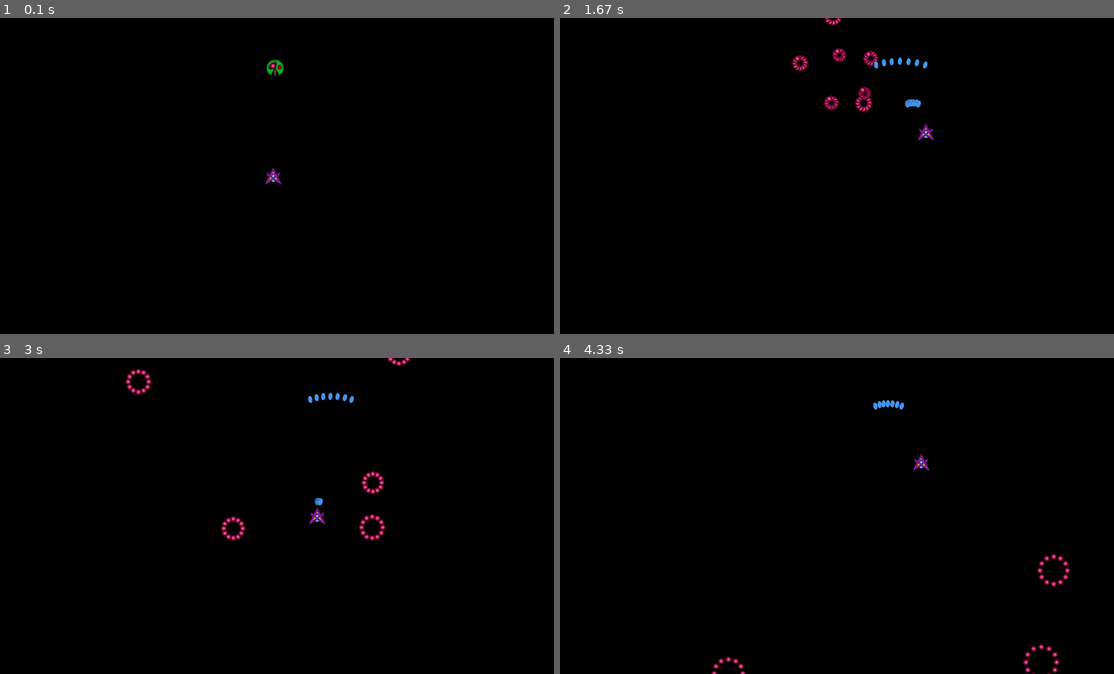
Above: before the commit, frames 1-4 (two rows, left to right).
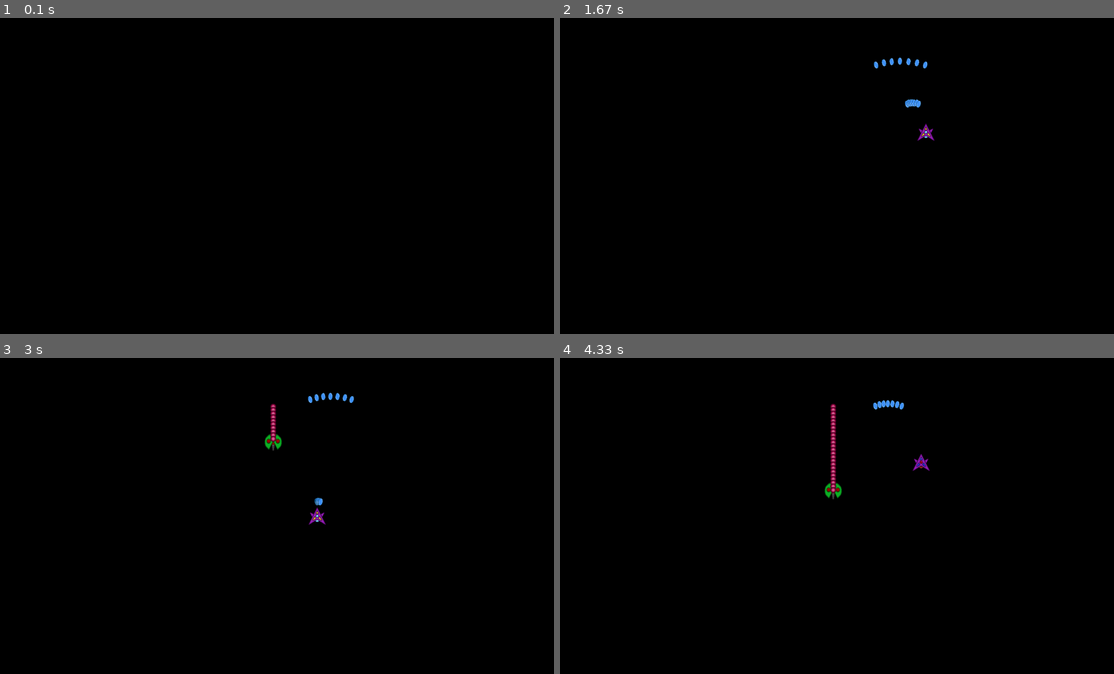
Above: after the commit, the same moments.

Repository: brendan-silva/Cosmic-bullet
Game: pygame game, started from test_level.py
Same seed, same stepped clock (60 frames per second), same inputs: the game is played once before the commit and once after it.
Inputs:
- Up to frame 1 (0.1 s): no input
- Up to frame 2 (1.67 s): tap Z at 0.33, 1.23, 1.57 s; hold Right 0.67-1.13 s; hold Up 1.17-1.47 s; hold Right from 1.5 s (still down)
- Up to frame 3 (3 s): tap Z at 1.87, 2.07, 2.37, 2.63, 2.97 s; release Right at 1.97 s; hold Left 2-2.53 s; hold Down 2.57-2.87 s; hold Left from 2.9 s (still down)
- Up to frame 4 (4.33 s): tap Z at 3.27, 3.4, 3.8, 4.1 s; release Left at 3.3 s; hold Up 3.33-3.7 s; hold Right from 3.73 s (still down)

The runs differ from the first frame. In frame 1, 0.2% of the frame differs, in the area x 47-52%, y 13-53%; in frame 2, 0.6%; in frame 3, 1.0%, in the area x 22-75%, y 0-58%; in frame 4, 0.8%.

Commit message:
bullet removal if too far from screen

Diff:
--- a/engine.py
+++ b/engine.py
@@ -268,6 +268,10 @@
     def update(self, dt):
         self.transform.pos += self.v * dt
         self.v += self.a * dt
+        if abs(self.transform.pos.x)>500:
+            self.dead = True
+        elif abs(self.transform.pos.y)>500:
+            self.dead = True
 
 
 class shotdata:
--- a/test_level.py
+++ b/test_level.py
@@ -70,14 +70,14 @@
             2,
             [0,0,0,0],
             [0,10,0,0],
-            100,
+            1,
             [
                 shotdata(
                     Transform2D(0, 0, 0),
                     pygame.image.load("Cosmic-bullet\Sprites\Enemy Bullet 1.png"),
                     [00, 0],
-                    [100, 0],
-                    1,
+                    [0, 0],
+                    100,
                     0.1,
                     0,
                     [0, 0, 0, 0],
@@ -96,4 +96,4 @@
     )
     return new_scene
 
-main('stage_1',lib={'stage_1':stage_1(),'stage_2':stage_2(),'main_menu':main_menu()})
+main('stage_2',lib={'stage_1':stage_1(),'stage_2':stage_2(),'main_menu':main_menu()})
